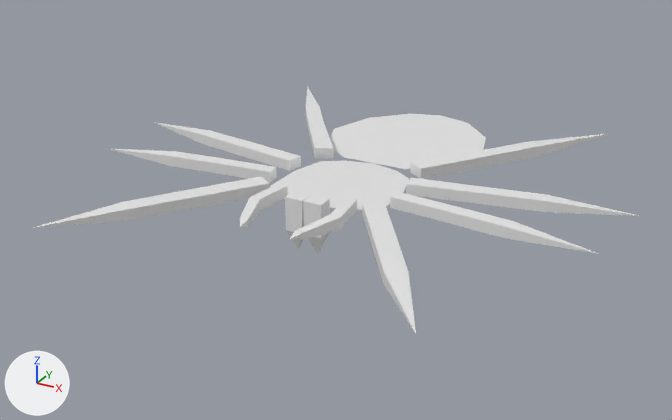
An edit to the Blender file Enemies/JumpingSpider.blend, drawn before and after from the same camera.
Rendered twice from a 50 mm lens placed at (7.29, -13.91, 6.23), pointed at (-0.09, -0.5, -0.48). Arrows for +X, +Y and +Z are at lower left; the lights stay in place. The older version comes first.

Names of what the first picture shows: 'Abdomen', 'Cephalothorax', 'Fangs', 'MiddleBackLegs', 'MiddleFrontLegs', 'Pedipalps', 'VeryBackLegs', 'VeryFronteLegs'.
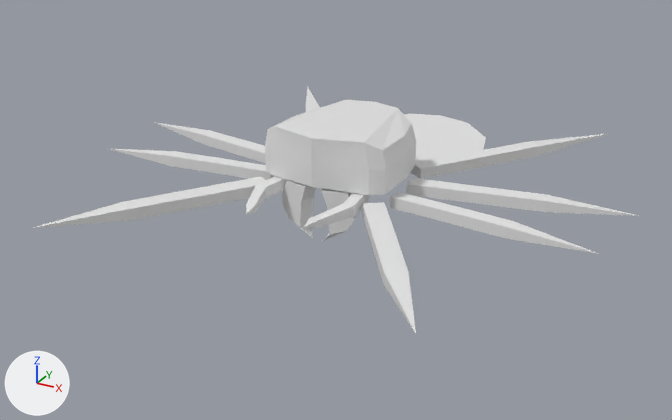
Pixel boxes (x1, y1, x2, y2) of what changed, in the pictures (672 x 420 px):
'Cephalothorax', reshaped (9% wider, 88% taller): before (270, 161, 409, 211); after (265, 100, 416, 195)
'Fangs', reshaped (67% wider): before (285, 191, 330, 254); after (282, 180, 358, 241)
'Pedipalps', mesh moved: before (240, 183, 357, 239); after (246, 176, 369, 228)

Patch to the scene script:
```diff
--- a/Enemies/JumpingSpider.blend.py
+++ b/Enemies/JumpingSpider.blend.py
@@ me_cube @@
 # used by ob_cephalothorax; location = (0.0, 0.0, 0.0)
-me_cube.from_pydata(...)  # 7 vertices, 1 face; spans x 0.0..1.1, y -1.5..0.8, z 0.0
+me_cube.from_pydata(...)  # 24 vertices, 15 faces; spans x 0.0..1.17, y -1.5..0.8, z 0.3..1.2
+# me_cube part 1: the whole mesh is rebuilt
 me_cube.materials.append(mat_material)
@@ me_plane_005 @@
 # used by ob_pedipalps; location = (0.0, 0.0, 0.0)
-me_plane_005.from_pydata(...)  # 13 vertices, 11 faces; spans x 0.43..0.86, y -2.97..-1.32, z 0.0..0.2
+me_plane_005.from_pydata(...)  # 13 vertices, 11 faces; spans x 0.5..0.93, y -2.67..-1.02, z 0.09..0.29
+# me_plane_005 part 2: the whole mesh is moved by (0.07, 0.3, 0.09)
@@ me_plane_006 @@
 # used by ob_fangs; location = (0.0, 0.0, 0.0)
-me_plane_006.from_pydata(...)  # 11 vertices, 9 faces; spans x 0.006..0.344, y -1.8..-1.5, z -0.8..0.2
+me_plane_006.from_pydata(...)  # 16 vertices, 9 faces; spans x 0.078..0.721, y -1.456..-1.016, z -0.7..0.3
+# me_plane_006 part 3: the whole mesh is rebuilt
```
